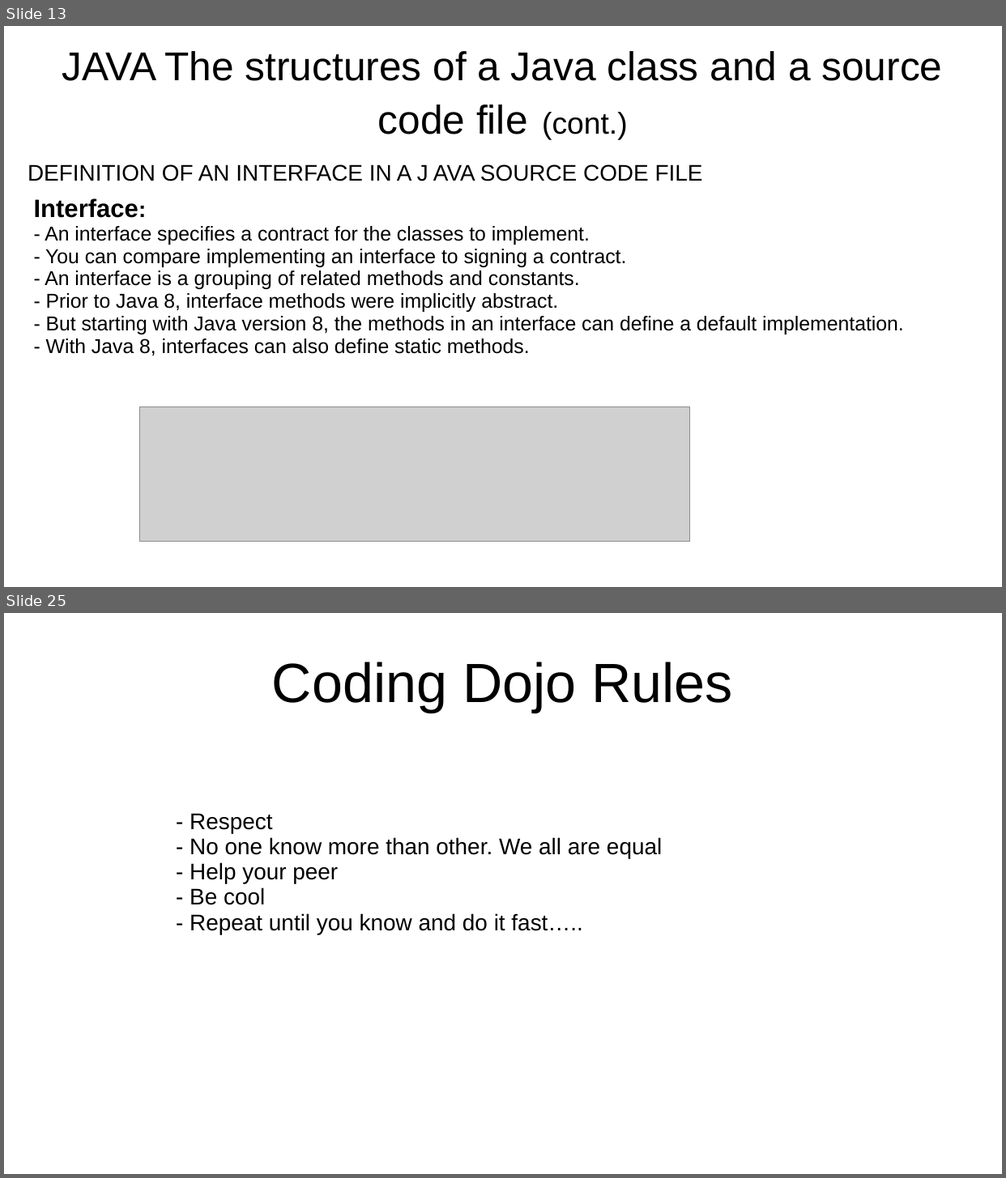
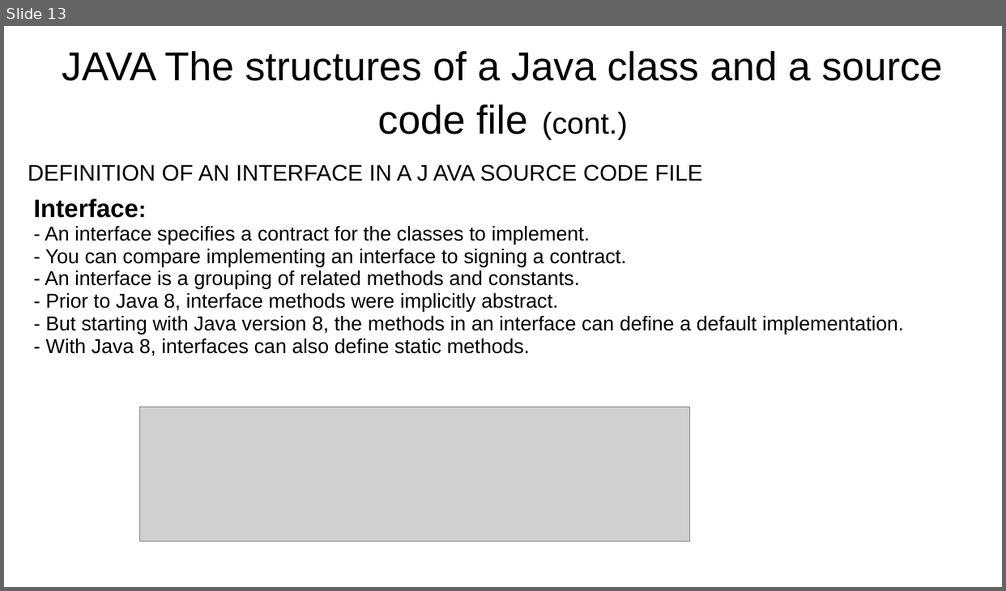
Before and after one commit to wtineomoronta/work-coding-dojo, a slide deck: Java Coding Dojo - Session 1.ppt. Shown one above the other, each under a label of ours: slides 13 and 25 before the commit, slide 13 after it; the slides between them are not shown. The pictures are 1006x1178 and 1006x591 pixels, drawn with LibreOffice and Linux fonts; fonts in the diff are those of the drawing; grey boxes stand for pictures. Boxes give left, top, right and bottom in pixels: in the first picture for what was removed or moved away, otherwise in the second. Text is boxed around its words. In the diff, an @@ line names an element or a change of style, - is before the commit and + after.

Commit message:
add content to presentation java coding dojo session 1

```diff
--- a/Java Coding Dojo - Session 1.ppt
+++ b/Java Coding Dojo - Session 1.ppt
@@ slide 25 removed at bbox=[4, 613, 1002, 1174], background #FFFFFF @@
@@ title removed at bbox=[272, 662, 733, 713] @@
-Coding Dojo Rules
@@ text removed at bbox=[189, 813, 662, 935] @@
-- Respect
-- No one know more than other. We all are equal
-- Help your peer
-- Be cool
-- Repeat until you know and do it fast…..
```
Also in this commit, not shown: 2 slides changed, 7 slides added, 16 other slides removed.
